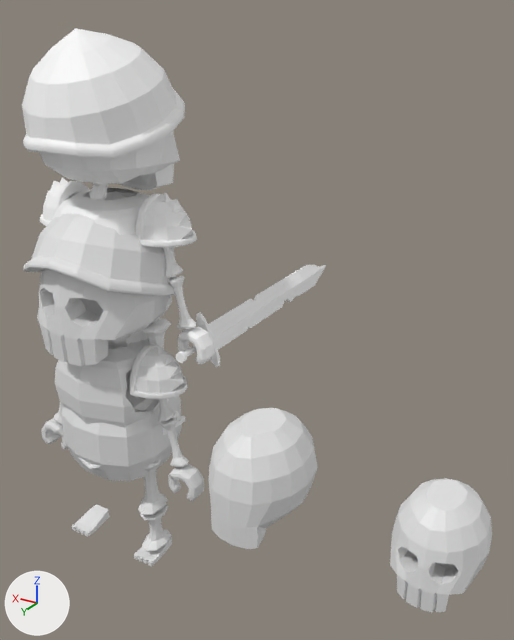
The glTF model Resources/Assets/AssetsWorkspace/BlenderWorkspace/Player_move_front.gltf: old version first, new version second.
Camera for both pictures: a camera (50 mm lens) standing at (-8.32, 8.85, 7.19) and looking at (-2.05, -1.58, 1.97). Every picture has the same lights, and +X, +Y and +Z are marked at lower left. The picture after the commit comes second. Where no turn or scale is listed for an object, it has been applied to the vertices.

Objects in the first picture: '円柱', '手', '球', '球.001', '立方体', '立方体.001', '立方体.022', '鎧', '頭蓋骨', '頭蓋骨_大きさ普通', '頭蓋骨目無し', '骨', '骨.001', '骨.002', '骨.003', '骨盤'.
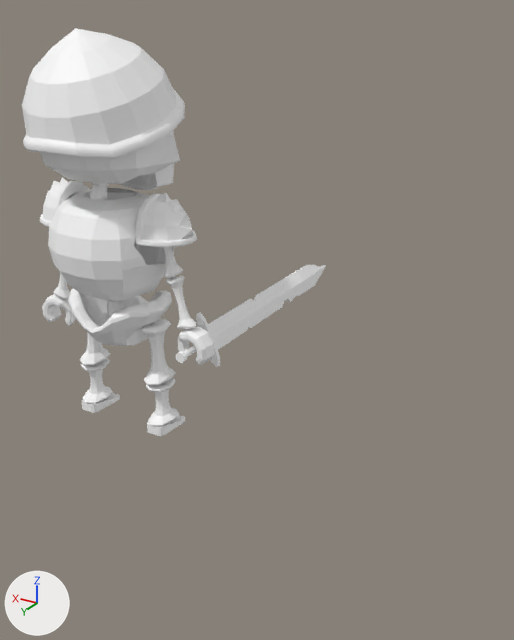
Pixel boxes [x1, y1, x2, y2] of what changed, in the pictures (514 x 640 px):
'頭蓋骨目無し', deleted
    before: [208, 408, 318, 549]
'頭蓋骨_大きさ普通', deleted
    before: [390, 478, 492, 612]
'球.001', deleted
    before: [23, 191, 176, 296]
'頭蓋骨', deleted
    before: [37, 269, 169, 366]
'立方体', deleted
    before: [61, 369, 182, 481]
'鎧', deleted
    before: [55, 338, 159, 428]
'球', deleted
    before: [130, 344, 188, 399]
'手', deleted
    before: [41, 419, 204, 501]
'立方体.001', deleted
    before: [72, 504, 172, 566]
'骨.002', deleted
    before: [138, 456, 168, 515]
'骨.003', deleted
    before: [140, 504, 171, 551]
'骨.001', deleted
    before: [53, 402, 189, 467]
'骨', deleted
    before: [158, 399, 175, 422]
'骨盤', deleted (mostly hidden)
    before: [71, 446, 148, 472]
'円柱', deleted (mostly hidden)
    before: [110, 345, 124, 349]

Patch to the scene script:
```diff
--- a/Resources/Assets/AssetsWorkspace/BlenderWorkspace/Player_move_front.gltf.py
+++ b/Resources/Assets/AssetsWorkspace/BlenderWorkspace/Player_move_front.gltf.py
@@ ob_頭蓋骨_大きさ普通 @@
-ob_頭蓋骨_大きさ普通 = bpy.data.objects.new('頭蓋骨_大きさ普通', me_球_005)
-ob_頭蓋骨_大きさ普通.location = (-6.3, 0.21, 0.1)
@@ ob_頭蓋骨目無し @@
-ob_頭蓋骨目無し = bpy.data.objects.new('頭蓋骨目無し', me_球_001)
-ob_頭蓋骨目無し.location = (-3.09, 0.0, 0.0)
@@ ob_立方体 @@
-ob_立方体 = bpy.data.objects.new('立方体', me_立方体)
-ob_立方体.location = (0.0, 0.0, 0.0)
@@ ob_頭蓋骨 @@
-ob_頭蓋骨 = bpy.data.objects.new('頭蓋骨', me_球)
-ob_頭蓋骨.location = (0.0, 0.21, 2.8)
@@ ob_円柱 @@
-ob_円柱 = bpy.data.objects.new('円柱', me_円柱_001)
-ob_円柱.location = (0.0, 0.0, -0.66)
@@ ob_鎧 @@
-ob_鎧 = bpy.data.objects.new('鎧', me_球_002)
-ob_鎧.location = (0.0, 0.22, 0.95)
@@ ob_骨 @@
-ob_骨 = bpy.data.objects.new('骨', me_円柱_005)
-ob_骨.location = (-1.12, 0.2, 1.04)
@@ ob_骨_001 @@
-ob_骨_001 = bpy.data.objects.new('骨.001', me_円柱_006)
-ob_骨_001.location = (-1.37, 0.2, 0.07)
@@ ob_骨_002 @@
-ob_骨_002 = bpy.data.objects.new('骨.002', me_円柱_008)
-ob_骨_002.location = (-0.77, 0.22, -1.01)
@@ ob_骨_003 @@
-ob_骨_003 = bpy.data.objects.new('骨.003', me_円柱_010)
-ob_骨_003.location = (-0.82, 0.22, -2.01)
@@ ob_骨盤 @@
-ob_骨盤 = bpy.data.objects.new('骨盤', me_球_006)
-ob_骨盤.location = (0.0, 0.19, -0.02)
@@ ob_立方体_001 @@
-ob_立方体_001 = bpy.data.objects.new('立方体.001', me_立方体_001)
-ob_立方体_001.location = (-0.82, 0.32, -2.54)
@@ ob_手 @@
-ob_手 = bpy.data.objects.new('手', me_円柱)
-ob_手.location = (-1.6, 0.23, -0.73)
@@ ob_球 @@
-ob_球 = bpy.data.objects.new('球', me_球_004)
-ob_球.location = (-0.99, 0.21, 1.25)
@@ ob_球_001 @@
-ob_球_001 = bpy.data.objects.new('球.001', me_球_007)
-ob_球_001.location = (0.0, 0.12, 3.08)
```
